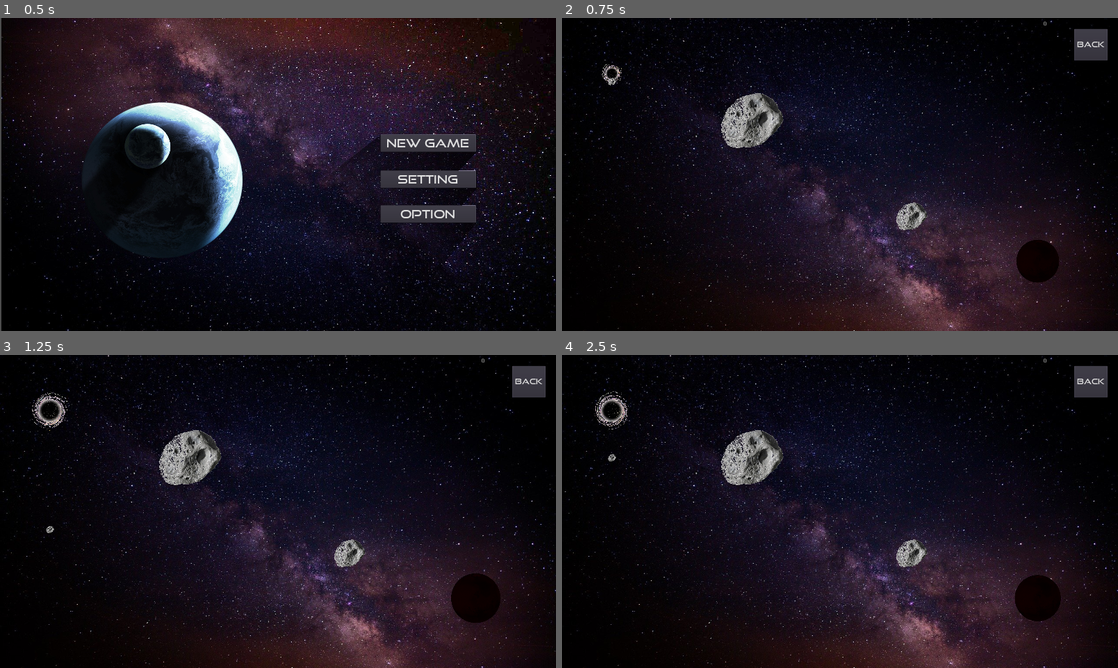
Above: before the commit, frames 1-4 (two rows, left to right).
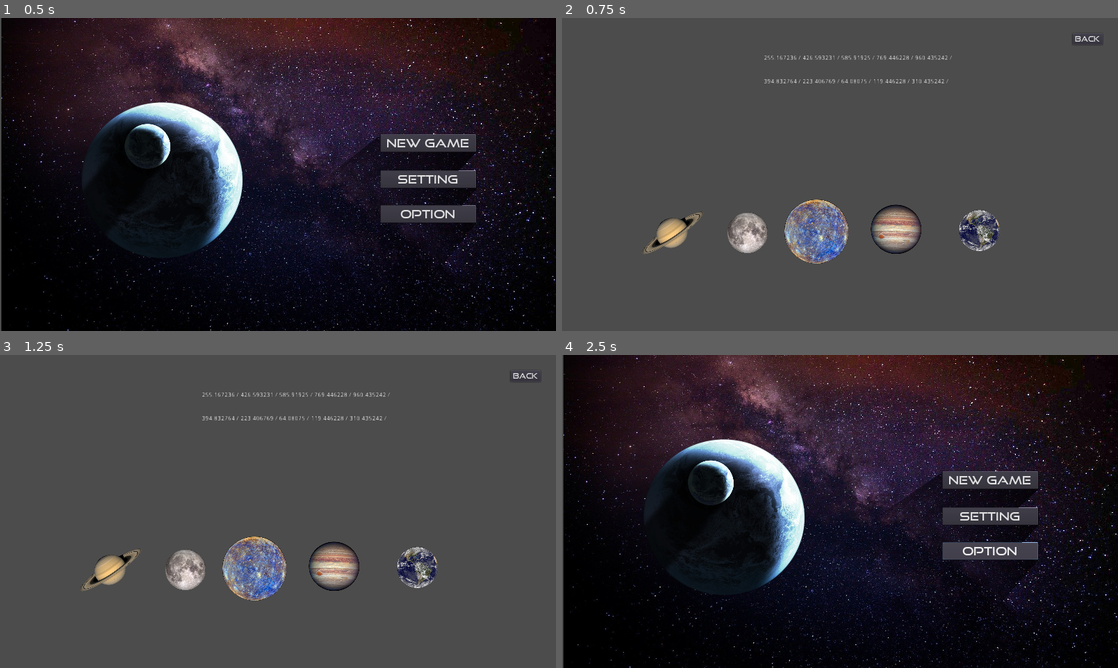
Above: after the commit, the same moments.

Repository: allenshi2014/balldrop
Game: Godot game, scene res://Menu.tscn
Two runs of this game, one before a commit and one after it. Both use one fixed random seed, a clock stepped at 60 frames per second and the inputs below.
Inputs (mouse positions are in pixels of both pictures, inside the frame that each line leads up to):
- Up to frame 1 (0.5 s): no input
- Up to frame 2 (0.75 s): click "Setting" at 0.5 s
- Up to frame 3 (1.25 s): no input
- Up to frame 4 (2.5 s): click (1090, 383) at 1.25 s, where only the run before the commit has a clickable "Back"; click "Option" at 2 s

Frame 1 is identical in both runs. In frame 2, 98% of the frame differs, in the area x 0-100%, y 0-100%; in frame 3, 98%; in frame 4, 53%.

Commit message:
today updates

Diff:
--- a/Menu.gd
+++ b/Menu.gd
@@ -2,10 +2,6 @@
 
 func _process(_delta):
 
-	#$bg.scale += Vector2(0.0001, 0.0001)
-	#$bg.position += Vector2(-0.01, 0)
-	#$earth.position += Vector2(0.05, 0)
-	#$earth.scale += Vector2(0.0001, 0.0001)
 	$earth.rotation_degrees += 0.05
 	var earth_degree = $earth.get_rotation_degrees()
 	if  earth_degree > 93 and earth_degree < 94:
@@ -14,6 +10,11 @@
 		$comet.set_emitting(false)
 
 
-func _on_Button_pressed():
-# warning-ignore:return_value_discarded
+func _on_btn_new_pressed():
 	get_tree().change_scene("res://level/stage1/stage1_1.tscn")
+
+func _on_btn_setting_pressed():
+	get_tree().change_scene("res://selection.tscn")
+
+func _on_btn_option_pressed():
+	pass
--- a/Menu.tscn
+++ b/Menu.tscn
@@ -111,6 +111,6 @@
 [node name="btn_option_mask" type="LightOccluder2D" parent="control/btn_option"]
 position = Vector2( 109.912, 21.0035 )
 occluder = SubResource( 3 )
-[connection signal="pressed" from="control/btn_new" to="." method="_on_Button_pressed"]
-[connection signal="pressed" from="control/btn_setting" to="." method="_on_Button_pressed"]
-[connection signal="pressed" from="control/btn_option" to="." method="_on_Button_pressed"]
+[connection signal="pressed" from="control/btn_new" to="." method="_on_btn_new_pressed"]
+[connection signal="pressed" from="control/btn_setting" to="." method="_on_btn_setting_pressed"]
+[connection signal="pressed" from="control/btn_option" to="." method="_on_btn_option_pressed"]
--- a/level/stage1/stage1_1.gd
+++ b/level/stage1/stage1_1.gd
@@ -64,6 +64,5 @@
 			current_line = null
 
 
-
-func _on_Button_pressed():
+func _on_btn_back_pressed():
 	get_tree().change_scene("res://menu.tscn")
--- a/level/stage1/stage1_1.tscn
+++ b/level/stage1/stage1_1.tscn
@@ -195,7 +195,7 @@
 [node name="mars" parent="." instance=ExtResource( 6 )]
 position = Vector2( 116, 128 )
 
-[node name="Button" type="Button" parent="."]
+[node name="btn_back" type="Button" parent="."]
 margin_left = 1179.0
 margin_top = 25.0
 margin_right = 1256.0
@@ -205,4 +205,4 @@
 __meta__ = {
 "_edit_use_anchors_": false
 }
-[connection signal="pressed" from="Button" to="." method="_on_Button_pressed"]
+[connection signal="pressed" from="btn_back" to="." method="_on_btn_back_pressed"]
--- a/selection.gd
+++ b/selection.gd
@@ -9,43 +9,38 @@
 func _ready():
 	swipe_start = null
 
+
 func _process(_delta):
 
+	var msg = ""
+	var msg2 = ""
+	for child in $sprites.get_children():
+		#get space between center(x=650) and each item
+		var space = abs(child.global_position.x - 650)
+		if space <= 150 and space >= 50:
+			var increment = Vector2(0.002, 0.002)
+			child.scale = Vector2(0.3, 0.3) + (150 - space) * increment
 
-	var child1 = $sprites.get_child(0)
-	for child in $sprites.get_children():
-		var space = child.position.x - 600
-
-
+		msg += String(child.global_position.x) + " / "
+		msg2 += String(space) + " / "
+	$label.text = msg
+	$label2.text = msg2
 
 	if swipe_start != null:
 		var swipe_now = $cam.get_global_mouse_position()
 		var distance = swipe_now.x - swipe_start.x
-		$sprites.position.x += distance / 30
-
-		if child1.scale <= Vector2(5, 5):
-			child1.scale += Vector2(0.01, 0.01)
-
-	elif swipe_start == null and child1.scale >= Vector2(0.3, 0.3):
-		child1.scale -= Vector2(0.01, 0.01)
-
-	else:
-		pass
-
-
-#func _process(event):
-#	if event.is_action_pressed("click"):
-#		swipe_start = $cam.get_global_mouse_position()
-#		var distance = swipe_start.x - $sprites.position.x
-#		$sprites.position.x += distance
+		$sprites.position.x += distance / 50
 
 
 
-func _unhandled_input(event):
-	if event.is_action_pressed("click"):
-		swipe_start = $cam.get_global_mouse_position()
-	if event.is_action_released("click"):
-		swipe_start = null
+func _input(event):
+
+	if event is InputEventMouseButton:
+
+		if event.pressed and event.button_index == BUTTON_LEFT:
+			swipe_start = $cam.get_global_mouse_position()
+		elif event.button_index == BUTTON_LEFT:
+			swipe_start = null
 
 		#_calculate_swipe($cam.get_global_mouse_position())
 
@@ -63,3 +58,7 @@
 		else:
 			emit_signal("swipe", "left")
 			print("left")
+
+
+func _on_btn_back_pressed():
+	get_tree().change_scene("res://menu.tscn")
--- a/selection.tscn
+++ b/selection.tscn
@@ -6,13 +6,17 @@
 [ext_resource path="res://image/ball/item3.png" type="Texture" id=4]
 [ext_resource path="res://image/ball/item4.png" type="Texture" id=5]
 [ext_resource path="res://image/ball/item5.png" type="Texture" id=6]
+[ext_resource path="res://font/GT.ttf" type="DynamicFontData" id=7]
+
+[sub_resource type="DynamicFont" id=1]
+font_data = ExtResource( 7 )
 
 [node name="selection" type="Node2D"]
 position = Vector2( 5.48724, 5.48712 )
 script = ExtResource( 1 )
 
 [node name="cam" type="Camera2D" parent="."]
-position = Vector2( 635.673, 353.895 )
+position = Vector2( 650, 350 )
 
 [node name="sprites" type="Node2D" parent="."]
 
@@ -37,6 +41,36 @@
 texture = ExtResource( 5 )
 
 [node name="item5" type="Sprite" parent="sprites"]
-position = Vector2( 1038.24, 489.613 )
+position = Vector2( 954.948, 483.563 )
 scale = Vector2( 0.3, 0.3 )
 texture = ExtResource( 6 )
+
+[node name="label" type="Label" parent="."]
+margin_left = 459.49
+margin_top = 80.0
+margin_right = 499.49
+margin_bottom = 94.0
+__meta__ = {
+"_edit_use_anchors_": false
+}
+
+[node name="label2" type="Label" parent="."]
+margin_left = 459.49
+margin_top = 134.453
+margin_right = 499.49
+margin_bottom = 148.453
+__meta__ = {
+"_edit_use_anchors_": false
+}
+
+[node name="btn_back" type="Button" parent="."]
+margin_left = 1169.73
+margin_top = 30.2517
+margin_right = 1238.73
+margin_bottom = 56.2517
+custom_fonts/font = SubResource( 1 )
+text = "BACK"
+__meta__ = {
+"_edit_use_anchors_": false
+}
+[connection signal="pressed" from="btn_back" to="." method="_on_btn_back_pressed"]
Not shown: 1 places in selection.tscn that only renumber resources
